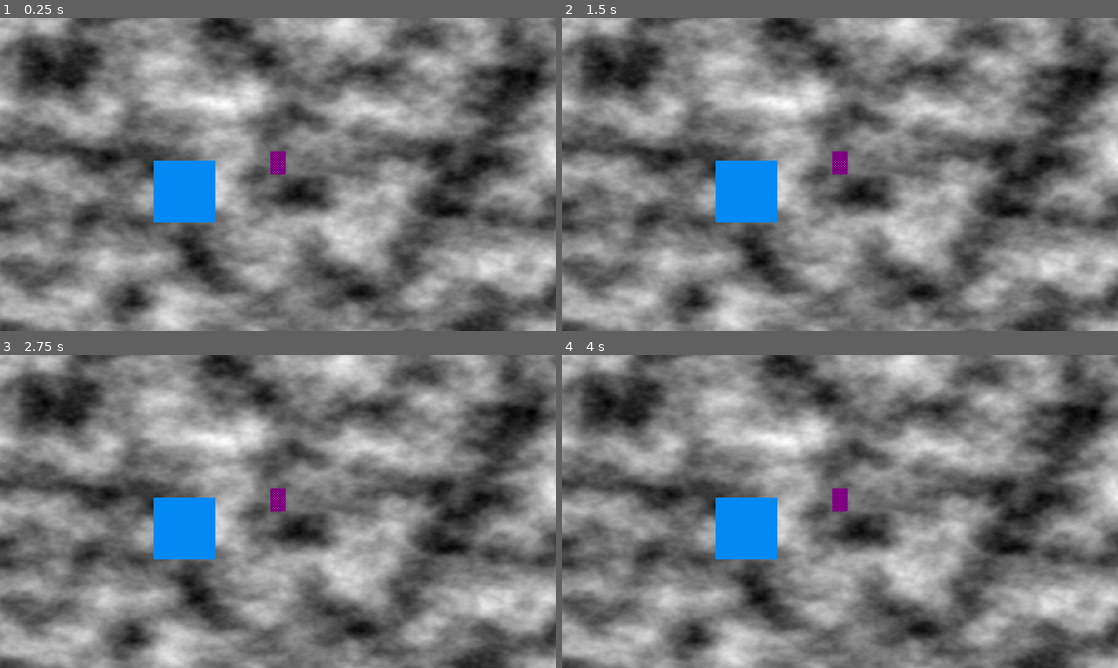
Above: before the commit, frames 1-4 (two rows, left to right).
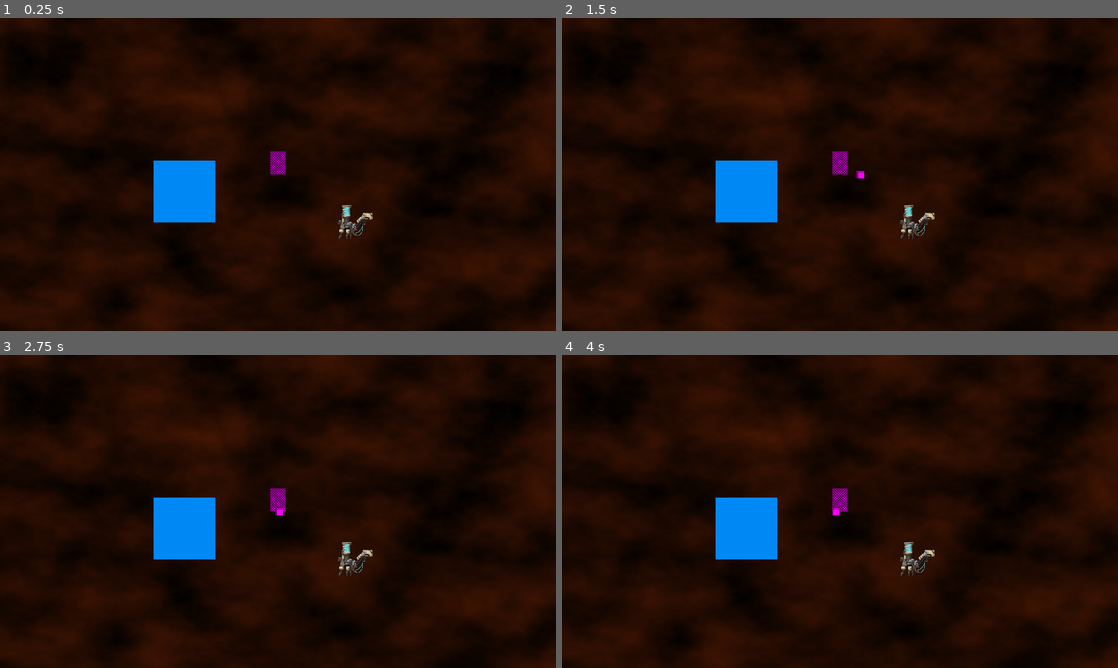
Above: after the commit, the same moments.

Repository: jintachi/gwj87
Game: Godot game, scene res://scenes/playground.tscn
Same seed, same stepped clock (60 frames per second), same inputs: the game is played once before the commit and once after it. This scene is started directly instead of the project's main scene.
Inputs:
- Up to frame 1 (0.25 s): no input
- Up to frame 2 (1.5 s): tap Enter at 0.5 s; hold Right (shoot_right) 0.53-1.28 s; tap Space at 1.25 s; hold Down (shoot_down) from 1.28 s (still down)
- Up to frame 3 (2.75 s): tap Enter at 2 s; release Down (shoot_down) at 2.03 s; hold Right (shoot_right) from 2.03 s (still down)
- Up to frame 4 (4 s): tap Space at 2.75 s; release Right (shoot_right) at 2.78 s; hold Up (shoot_up) 2.78-3.53 s; tap Enter at 3.5 s; hold Left (shoot_left) from 3.53 s (still down)

The runs differ from the first frame. In frame 1, 97% of the frame differs, in the area x 0-100%, y 0-100%; in frame 2, 97%; in frame 3, 97%; in frame 4, 97%.

Commit message:
Testing item done alongside inventory

Diff:
--- /dev/null
+++ b/assets/player_stats.tres
@@ -0,0 +1,8 @@
+[gd_resource type="Resource" script_class="LivingEntityData" load_steps=2 format=3 uid="uid://c2oy1qdb1nyjc"]
+
+[ext_resource type="Script" uid="uid://ca40jequl07s1" path="res://mechanics/entities/living_entity_data.gd" id="1_0lyri"]
+
+[resource]
+script = ExtResource("1_0lyri")
+movement_speed = 100.0
+metadata/_custom_type_script = "uid://ca40jequl07s1"
--- a/assets/test_tileset/test_tiles.tres
+++ b/assets/test_tileset/test_tiles.tres
@@ -1,70 +1,215 @@
-[gd_resource type="TileSet" load_steps=3 format=3 uid="uid://bc5ohqnr5qre6"]
+[gd_resource type="TileSet" load_steps=10 format=3 uid="uid://bc5ohqnr5qre6"]
 
 [ext_resource type="Texture2D" uid="uid://c8lefjv77g2i3" path="res://assets/test_tileset/test_tileset.png" id="1_o6rlb"]
+
+[sub_resource type="OccluderPolygon2D" id="OccluderPolygon2D_o6rlb"]
+polygon = PackedVector2Array(-3.2374573, -4.4964676, 9.532513, -4.13675, 8, 8, -4.136751, 8)
+
+[sub_resource type="OccluderPolygon2D" id="OccluderPolygon2D_xwfpk"]
+polygon = PackedVector2Array(-8, -8, 8, -8, 8, 8, -8, 8)
+
+[sub_resource type="OccluderPolygon2D" id="OccluderPolygon2D_xs0sl"]
+polygon = PackedVector2Array(-8, -8, 8, -8, 8, 8, -8, 8)
+
+[sub_resource type="OccluderPolygon2D" id="OccluderPolygon2D_vgvfs"]
+polygon = PackedVector2Array(-8, -8, 8, -8, 8, 8, -8, 8)
+
+[sub_resource type="OccluderPolygon2D" id="OccluderPolygon2D_j074t"]
+polygon = PackedVector2Array(-8, -3.956891, 8, -3.7770329, 8, 8, -8, 8)
+
+[sub_resource type="OccluderPolygon2D" id="OccluderPolygon2D_4da7u"]
+polygon = PackedVector2Array(-8, -4.4964676, 4.3166084, -4.4964676, 4.6763268, 8, -8, 8)
+
+[sub_resource type="OccluderPolygon2D" id="OccluderPolygon2D_bdma3"]
+polygon = PackedVector2Array(-8, -8, 8, -8, 8, 8, -8, 8)
 
 [sub_resource type="TileSetAtlasSource" id="TileSetAtlasSource_0wfyh"]
 texture = ExtResource("1_o6rlb")
 0:0/0 = 0
+0:0/0/occlusion_layer_0/polygon_0/polygon = SubResource("OccluderPolygon2D_o6rlb")
+0:0/0/physics_layer_0/polygon_0/points = PackedVector2Array(-8, -8, 8, -8, 8, 8, -8, 8)
 1:0/0 = 0
+1:0/0/occlusion_layer_0/polygon_0/polygon = SubResource("OccluderPolygon2D_j074t")
+1:0/0/physics_layer_0/polygon_0/points = PackedVector2Array(-8, -8, 8, -8, 8, 8, -8, 8)
 2:0/0 = 0
+2:0/0/occlusion_layer_0/polygon_0/polygon = SubResource("OccluderPolygon2D_4da7u")
+2:0/0/physics_layer_0/polygon_0/points = PackedVector2Array(-8, -8, 8, -8, 8, 8, -8, 8)
 3:0/0 = 0
+3:0/0/occlusion_layer_0/polygon_0/polygon = SubResource("OccluderPolygon2D_xwfpk")
+3:0/0/physics_layer_0/polygon_0/points = PackedVector2Array(-8, -8, 8, -8, 8, 8, -8, 8)
 4:0/0 = 0
+4:0/0/occlusion_layer_0/polygon_0/polygon = SubResource("OccluderPolygon2D_xs0sl")
+4:0/0/physics_layer_0/polygon_0/points = PackedVector2Array(-8, -8, 8, -8, 8, 8, -8, 8)
 5:0/0 = 0
+5:0/0/occlusion_layer_0/polygon_0/polygon = SubResource("OccluderPolygon2D_xs0sl")
+5:0/0/physics_layer_0/polygon_0/points = PackedVector2Array(-8, -8, 8, -8, 8, 8, -8, 8)
 6:0/0 = 0
+6:0/0/occlusion_layer_0/polygon_0/polygon = SubResource("OccluderPolygon2D_xs0sl")
+6:0/0/physics_layer_0/polygon_0/points = PackedVector2Array(-8, -8, 8, -8, 8, 8, -8, 8)
 7:0/0 = 0
+7:0/0/occlusion_layer_0/polygon_0/polygon = SubResource("OccluderPolygon2D_xs0sl")
+7:0/0/physics_layer_0/polygon_0/points = PackedVector2Array(-8, -8, 8, -8, 8, 8, -8, 8)
 0:1/0 = 0
+0:1/0/occlusion_layer_0/polygon_0/polygon = SubResource("OccluderPolygon2D_xwfpk")
+0:1/0/physics_layer_0/polygon_0/points = PackedVector2Array(-8, -8, 8, -8, 8, 8, -8, 8)
 1:1/0 = 0
+1:1/0/occlusion_layer_0/polygon_0/polygon = SubResource("OccluderPolygon2D_xwfpk")
+1:1/0/physics_layer_0/polygon_0/points = PackedVector2Array(-8, -8, 8, -8, 8, 8, -8, 8)
 2:1/0 = 0
+2:1/0/occlusion_layer_0/polygon_0/polygon = SubResource("OccluderPolygon2D_xwfpk")
+2:1/0/physics_layer_0/polygon_0/points = PackedVector2Array(-8, -8, 8, -8, 8, 8, -8, 8)
 3:1/0 = 0
+3:1/0/occlusion_layer_0/polygon_0/polygon = SubResource("OccluderPolygon2D_xwfpk")
+3:1/0/physics_layer_0/polygon_0/points = PackedVector2Array(-8, -8, 8, -8, 8, 8, -8, 8)
 4:1/0 = 0
+4:1/0/occlusion_layer_0/polygon_0/polygon = SubResource("OccluderPolygon2D_xwfpk")
+4:1/0/physics_layer_0/polygon_0/points = PackedVector2Array(-8, -8, 8, -8, 8, 8, -8, 8)
 5:1/0 = 0
+5:1/0/occlusion_layer_0/polygon_0/polygon = SubResource("OccluderPolygon2D_xwfpk")
+5:1/0/physics_layer_0/polygon_0/points = PackedVector2Array(-8, -8, 8, -8, 8, 8, -8, 8)
 6:1/0 = 0
+6:1/0/occlusion_layer_0/polygon_0/polygon = SubResource("OccluderPolygon2D_xwfpk")
+6:1/0/physics_layer_0/polygon_0/points = PackedVector2Array(-8, -8, 8, -8, 8, 8, -8, 8)
 7:1/0 = 0
+7:1/0/occlusion_layer_0/polygon_0/polygon = SubResource("OccluderPolygon2D_xwfpk")
+7:1/0/physics_layer_0/polygon_0/points = PackedVector2Array(-8, -8, 8, -8, 8, 8, -8, 8)
 0:2/0 = 0
+0:2/0/occlusion_layer_0/polygon_0/polygon = SubResource("OccluderPolygon2D_xwfpk")
+0:2/0/physics_layer_0/polygon_0/points = PackedVector2Array(-8, -8, 8, -8, 8, 8, -8, 8)
 1:2/0 = 0
+1:2/0/occlusion_layer_0/polygon_0/polygon = SubResource("OccluderPolygon2D_xwfpk")
+1:2/0/physics_layer_0/polygon_0/points = PackedVector2Array(-8, -8, 8, -8, 8, 8, -8, 8)
 2:2/0 = 0
+2:2/0/occlusion_layer_0/polygon_0/polygon = SubResource("OccluderPolygon2D_xwfpk")
+2:2/0/physics_layer_0/polygon_0/points = PackedVector2Array(-8, -8, 8, -8, 8, 8, -8, 8)
 3:2/0 = 0
+3:2/0/occlusion_layer_0/polygon_0/polygon = SubResource("OccluderPolygon2D_xwfpk")
+3:2/0/physics_layer_0/polygon_0/points = PackedVector2Array(-8, -8, 8, -8, 8, 8, -8, 8)
 4:2/0 = 0
+4:2/0/occlusion_layer_0/polygon_0/polygon = SubResource("OccluderPolygon2D_xwfpk")
+4:2/0/physics_layer_0/polygon_0/points = PackedVector2Array(-8, -8, 8, -8, 8, 8, -8, 8)
 5:2/0 = 0
+5:2/0/occlusion_layer_0/polygon_0/polygon = SubResource("OccluderPolygon2D_xwfpk")
+5:2/0/physics_layer_0/polygon_0/points = PackedVector2Array(-8, -8, 8, -8, 8, 8, -8, 8)
 6:2/0 = 0
+6:2/0/occlusion_layer_0/polygon_0/polygon = SubResource("OccluderPolygon2D_xwfpk")
+6:2/0/physics_layer_0/polygon_0/points = PackedVector2Array(-8, -8, 8, -8, 8, 8, -8, 8)
 7:2/0 = 0
+7:2/0/occlusion_layer_0/polygon_0/polygon = SubResource("OccluderPolygon2D_xwfpk")
+7:2/0/physics_layer_0/polygon_0/points = PackedVector2Array(-8, -8, 8, -8, 8, 8, -8, 8)
 0:3/0 = 0
+0:3/0/occlusion_layer_0/polygon_0/polygon = SubResource("OccluderPolygon2D_xwfpk")
+0:3/0/physics_layer_0/polygon_0/points = PackedVector2Array(-8, -8, 8, -8, 8, 8, -8, 8)
 1:3/0 = 0
+1:3/0/occlusion_layer_0/polygon_0/polygon = SubResource("OccluderPolygon2D_xwfpk")
+1:3/0/physics_layer_0/polygon_0/points = PackedVector2Array(-8, -8, 8, -8, 8, 8, -8, 8)
 2:3/0 = 0
+2:3/0/occlusion_layer_0/polygon_0/polygon = SubResource("OccluderPolygon2D_xwfpk")
+2:3/0/physics_layer_0/polygon_0/points = PackedVector2Array(-8, -8, 8, -8, 8, 8, -8, 8)
 3:3/0 = 0
+3:3/0/occlusion_layer_0/polygon_0/polygon = SubResource("OccluderPolygon2D_xwfpk")
+3:3/0/physics_layer_0/polygon_0/points = PackedVector2Array(-8, -8, 8, -8, 8, 8, -8, 8)
 4:3/0 = 0
+4:3/0/occlusion_layer_0/polygon_0/polygon = SubResource("OccluderPolygon2D_xwfpk")
+4:3/0/physics_layer_0/polygon_0/points = PackedVector2Array(-8, -8, 8, -8, 8, 8, -8, 8)
 5:3/0 = 0
+5:3/0/occlusion_layer_0/polygon_0/polygon = SubResource("OccluderPolygon2D_xwfpk")
+5:3/0/physics_layer_0/polygon_0/points = PackedVector2Array(-8, -8, 8, -8, 8, 8, -8, 8)
 6:3/0 = 0
+6:3/0/occlusion_layer_0/polygon_0/polygon = SubResource("OccluderPolygon2D_xwfpk")
+6:3/0/physics_layer_0/polygon_0/points = PackedVector2Array(-8, -8, 8, -8, 8, 8, -8, 8)
 7:3/0 = 0
+7:3/0/occlusion_layer_0/polygon_0/polygon = SubResource("OccluderPolygon2D_xwfpk")
+7:3/0/physics_layer_0/polygon_0/points = PackedVector2Array(-8, -8, 8, -8, 8, 8, -8, 8)
 0:4/0 = 0
+0:4/0/occlusion_layer_0/polygon_0/polygon = SubResource("OccluderPolygon2D_xwfpk")
+0:4/0/physics_layer_0/polygon_0/points = PackedVector2Array(-8, -8, 8, -8, 8, 8, -8, 8)
 1:4/0 = 0
+1:4/0/occlusion_layer_0/polygon_0/polygon = SubResource("OccluderPolygon2D_xwfpk")
+1:4/0/physics_layer_0/polygon_0/points = PackedVector2Array(-8, -8, 8, -8, 8, 8, -8, 8)
 2:4/0 = 0
+2:4/0/occlusion_layer_0/polygon_0/polygon = SubResource("OccluderPolygon2D_xwfpk")
+2:4/0/physics_layer_0/polygon_0/points = PackedVector2Array(-8, -8, 8, -8, 8, 8, -8, 8)
 3:4/0 = 0
+3:4/0/occlusion_layer_0/polygon_0/polygon = SubResource("OccluderPolygon2D_vgvfs")
+3:4/0/physics_layer_0/polygon_0/points = PackedVector2Array(-8, -8, 8, -8, 8, 8, -8, 8)
 4:4/0 = 0
+4:4/0/occlusion_layer_0/polygon_0/polygon = SubResource("OccluderPolygon2D_vgvfs")
+4:4/0/physics_layer_0/polygon_0/points = PackedVector2Array(-8, -8, 8, -8, 8, 8, -8, 8)
 5:4/0 = 0
+5:4/0/occlusion_layer_0/polygon_0/polygon = SubResource("OccluderPolygon2D_vgvfs")
+5:4/0/physics_layer_0/polygon_0/points = PackedVector2Array(-8, -8, 8, -8, 8, 8, -8, 8)
 6:4/0 = 0
+6:4/0/occlusion_layer_0/polygon_0/polygon = SubResource("OccluderPolygon2D_vgvfs")
+6:4/0/physics_layer_0/polygon_0/points = PackedVector2Array(-8, -8, 8, -8, 8, 8, -8, 8)
 7:4/0 = 0
+7:4/0/occlusion_layer_0/polygon_0/polygon = SubResource("OccluderPolygon2D_bdma3")
+7:4/0/physics_layer_0/polygon_0/points = PackedVector2Array(-8, -8, 8, -8, 8, 8, -8, 8)
 0:5/0 = 0
+0:5/0/occlusion_layer_0/polygon_0/polygon = SubResource("OccluderPolygon2D_xwfpk")
+0:5/0/physics_layer_0/polygon_0/points = PackedVector2Array(-8, -8, 8, -8, 8, 8, -8, 8)
 1:5/0 = 0
+1:5/0/occlusion_layer_0/polygon_0/polygon = SubResource("OccluderPolygon2D_xwfpk")
+1:5/0/physics_layer_0/polygon_0/points = PackedVector2Array(-8, -8, 8, -8, 8, 8, -8, 8)
 2:5/0 = 0
+2:5/0/occlusion_layer_0/polygon_0/polygon = SubResource("OccluderPolygon2D_xwfpk")
+2:5/0/physics_layer_0/polygon_0/points = PackedVector2Array(-8, -8, 8, -8, 8, 8, -8, 8)
 3:5/0 = 0
+3:5/0/occlusion_layer_0/polygon_0/polygon = SubResource("OccluderPolygon2D_xwfpk")
+3:5/0/physics_layer_0/polygon_0/points = PackedVector2Array(-8, -8, 8, -8, 8, 8, -8, 8)
 4:5/0 = 0
+4:5/0/occlusion_layer_0/polygon_0/polygon = SubResource("OccluderPolygon2D_xwfpk")
+4:5/0/physics_layer_0/polygon_0/points = PackedVector2Array(-8, -8, 8, -8, 8, 8, -8, 8)
 5:5/0 = 0
+5:5/0/occlusion_layer_0/polygon_0/polygon = SubResource("OccluderPolygon2D_xwfpk")
+5:5/0/physics_layer_0/polygon_0/points = PackedVector2Array(-8, -8, 8, -8, 8, 8, -8, 8)
 6:5/0 = 0
+6:5/0/occlusion_layer_0/polygon_0/polygon = SubResource("OccluderPolygon2D_vgvfs")
+6:5/0/physics_layer_0/polygon_0/points = PackedVector2Array(-8, -8, 8, -8, 8, 8, -8, 8)
 8:0/0 = 0
+8:0/0/occlusion_layer_0/polygon_0/polygon = SubResource("OccluderPolygon2D_xs0sl")
+8:0/0/physics_layer_0/polygon_0/points = PackedVector2Array(-8, -8, 8, -8, 8, 8, -8, 8)
 8:1/0 = 0
+8:1/0/occlusion_layer_0/polygon_0/polygon = SubResource("OccluderPolygon2D_xwfpk")
+8:1/0/physics_layer_0/polygon_0/points = PackedVector2Array(-8, -8, 8, -8, 8, 8, -8, 8)
 9:1/0 = 0
+9:1/0/occlusion_layer_0/polygon_0/polygon = SubResource("OccluderPolygon2D_xwfpk")
+9:1/0/physics_layer_0/polygon_0/points = PackedVector2Array(-8, -8, 8, -8, 8, 8, -8, 8)
 9:2/0 = 0
+9:2/0/occlusion_layer_0/polygon_0/polygon = SubResource("OccluderPolygon2D_xwfpk")
+9:2/0/physics_layer_0/polygon_0/points = PackedVector2Array(-8, -8, 8, -8, 8, 8, -8, 8)
 10:4/0 = 0
+10:4/0/occlusion_layer_0/polygon_0/polygon = SubResource("OccluderPolygon2D_vgvfs")
+10:4/0/physics_layer_0/polygon_0/points = PackedVector2Array(-8, -8, 8, -8, 8, 8, -8, 8)
 10:1/0 = 0
+10:1/0/occlusion_layer_0/polygon_0/polygon = SubResource("OccluderPolygon2D_xs0sl")
+10:1/0/physics_layer_0/polygon_0/points = PackedVector2Array(-8, -8, 8, -8, 8, 8, -8, 8)
 9:0/0 = 0
+9:0/0/occlusion_layer_0/polygon_0/polygon = SubResource("OccluderPolygon2D_xs0sl")
+9:0/0/physics_layer_0/polygon_0/points = PackedVector2Array(-8, -8, 8, -8, 8, 8, -8, 8)
 8:2/0 = 0
+8:2/0/occlusion_layer_0/polygon_0/polygon = SubResource("OccluderPolygon2D_xwfpk")
+8:2/0/physics_layer_0/polygon_0/points = PackedVector2Array(-8, -8, 8, -8, 8, 8, -8, 8)
 8:3/0 = 0
+8:3/0/occlusion_layer_0/polygon_0/polygon = SubResource("OccluderPolygon2D_xwfpk")
+8:3/0/physics_layer_0/polygon_0/points = PackedVector2Array(-8, -8, 8, -8, 8, 8, -8, 8)
 8:4/0 = 0
+8:4/0/occlusion_layer_0/polygon_0/polygon = SubResource("OccluderPolygon2D_xwfpk")
+8:4/0/physics_layer_0/polygon_0/points = PackedVector2Array(-8, -8, 8, -8, 8, 8, -8, 8)
 9:4/0 = 0
+9:4/0/occlusion_layer_0/polygon_0/polygon = SubResource("OccluderPolygon2D_vgvfs")
+9:4/0/physics_layer_0/polygon_0/points = PackedVector2Array(-8, -8, 8, -8, 8, 8, -8, 8)
 9:3/0 = 0
+9:3/0/occlusion_layer_0/polygon_0/polygon = SubResource("OccluderPolygon2D_xwfpk")
+9:3/0/physics_layer_0/polygon_0/points = PackedVector2Array(-8, -8, 8, -8, 8, 8, -8, 8)
 9:5/0 = 0
+9:5/0/occlusion_layer_0/polygon_0/polygon = SubResource("OccluderPolygon2D_vgvfs")
+9:5/0/physics_layer_0/polygon_0/points = PackedVector2Array(-8, -8, 8, -8, 8, 8, -8, 8)
 8:5/0 = 0
+8:5/0/occlusion_layer_0/polygon_0/polygon = SubResource("OccluderPolygon2D_vgvfs")
+8:5/0/physics_layer_0/polygon_0/points = PackedVector2Array(-8, -8, 8, -8, 8, 8, -8, 8)
 
 [resource]
+occlusion_layer_0/light_mask = 3
+physics_layer_0/collision_layer = 1
 sources/0 = SubResource("TileSetAtlasSource_0wfyh")
--- /dev/null
+++ b/bullet.tscn
@@ -0,0 +1,16 @@
+[gd_scene load_steps=3 format=3 uid="uid://bs3qoxmweqlyb"]
+
+[sub_resource type="CircleShape2D" id="CircleShape2D_rtl8c"]
+
+[sub_resource type="PlaceholderTexture2D" id="PlaceholderTexture2D_rtl8c"]
+size = Vector2(16, 16)
+
+[node name="Bullet" type="RigidBody2D"]
+collision_layer = 0
+collision_mask = 0
+
+[node name="CollisionShape2D" type="CollisionShape2D" parent="."]
+shape = SubResource("CircleShape2D_rtl8c")
+
+[node name="Sprite2D" type="Sprite2D" parent="."]
+texture = SubResource("PlaceholderTexture2D_rtl8c")
--- a/mechanics/entities/living_entity.gd
+++ b/mechanics/entities/living_entity.gd
@@ -1,10 +1,17 @@
 extends Entity
 class_name LivingEntity
 
-signal onHit
+var input_dir : Vector2
+var attack_dir : Vector2
 
 @export var data : LivingEntityData
 var computed_data : LivingEntityData
+
+@export var head_item : InventorySlot
+@export var weapon_item : InventorySlot
+@export var armor_item : InventorySlot
+@export var consumable_item : InventorySlot
+@export var ammo_item : InventorySlot
 
 func _ready() -> void:
 	recompute_effects()
@@ -26,6 +33,7 @@
 		vel_data.entity.velocity = vel_data.direction * vel_data.entity.computed_data.movement_speed
 
 var process_velocity: VelocityCallable = VelocityCallable.new()
+
 func move(direction: Vector2, delta: float) -> void:
 	var vel_data = ProcessVelocityData.new()
 	vel_data.entity = self
@@ -33,6 +41,12 @@
 	vel_data.delta = delta
 	process_velocity.trickle_down(vel_data)
 
-# TODO: It's not good
-func hit(damage: float) -> void:
-	onHit.emit(damage)
+func process_items(delta: float) -> void:
+	var data = InventoryItem.ItemProcessData.new()
+	data.entity = self
+	data.delta = delta
+	head_item.item_process(data)
+	weapon_item.item_process(data)
+	armor_item.item_process(data)
+	consumable_item.item_process(data)
+	ammo_item.item_process(data)
--- a/mechanics/entities/living_entity_data.gd
+++ b/mechanics/entities/living_entity_data.gd
@@ -1,6 +1,25 @@
 extends Resource
 class_name LivingEntityData
 
-@export var movement_speed : float = 1.0
+@export_category("Health")
+
 @export var health : float = 100.0
 @export var max_health : float = 100.0
+@export var base_armor : float = 0.0
+
+@export var physical_shield : float = 0.0
+@export var max_physical_shield : float = 0.0
+
+@export var radiation_shield : float = 0.0
+@export var max_radiation_shield : float = 0.0
+
+@export var weather_shield : float = 0.0
+@export var max_weather_shield : float = 0.0
+
+@export_category("Movement")
+
+@export var movement_speed : float = 1.0
+@export var weight : float = 60.0
+
+@export var sneak_speed_multiplier : float = 0.6
+@export var sneak_weight_multiplier : float = 0.4
--- a/mechanics/entities/player.gd
+++ b/mechanics/entities/player.gd
@@ -2,17 +2,29 @@
 class_name Player
 
 static var instance : Player
-var input_dir : Vector2
-var attack_dir : Vector2
+
+@export var general_inventory : Inventory
 
 func _ready() -> void:
 	super()
 	instance = self
 
 func get_attack_input() -> void:
-	attack_dir = Input.get_vector("attack_left", "attack_right", "attack_up", "attack_down")
+	attack_dir = Input.get_vector("shoot_left", "shoot_right", "shoot_up", "shoot_down")
+
+func process_items(delta: float) -> void:
+	super(delta)
+	var data = InventoryItem.ItemProcessData.new()
+	data.entity = self
+	data.delta = delta
+	general_inventory.process_items(data)
+
 func get_move_input() -> void:
 	input_dir = Input.get_vector("left", "right", "up", "down")
+
+func _process(delta: float) -> void:
+	get_attack_input()
+	process_items(delta)
 
 func _physics_process(delta: float) -> void:
 	get_move_input()
--- /dev/null
+++ b/mechanics/inventory/axe.gd
@@ -0,0 +1,26 @@
+extends InventoryItem
+class_name Axe
+
+var attacking : bool
+@export var bullet : PackedScene
+
+func item_process(_item_process_data: ItemProcessData) -> void:
+	if not _item_process_data.entity or _item_process_data.entity is not LivingEntity: return
+	var living_entity : LivingEntity = _item_process_data.entity
+	if living_entity.attack_dir.is_zero_approx() or attacking: return
+	attacking = true
+	var direction = living_entity.attack_dir
+
+	var instance = bullet.instantiate()
+	living_entity.add_child(instance)
+
+	if instance is RigidBody2D:
+		var rb = instance as RigidBody2D
+		rb.add_constant_force(direction * 100)
+
+	await living_entity.get_tree().create_timer(1.0).timeout
+
+	if instance:
+		instance.queue_free()
+
+	attacking = false
--- a/mechanics/inventory/inventory.gd
+++ b/mechanics/inventory/inventory.gd
@@ -1,4 +1,16 @@
 extends Resource
 class_name Inventory
 
-@export var items : Array[InventoryItem]
+@export var item_slots : Array[InventorySlot]
+@export var size : int = 1
+
+func try_add(item: InventoryItem) -> bool:
+	for slot in item_slots:
+		if slot.try_add(item):
+			return true
+	return false
+
+func process_items(item_process_data: InventoryItem.ItemProcessData) -> void:
+	for item_slot in item_slots:
+		if item_slot.item:
+			item_slot.item.item_process(item_process_data)
--- a/mechanics/inventory/inventory_item.gd
+++ b/mechanics/inventory/inventory_item.gd
@@ -1,6 +1,21 @@
 extends Resource
 class_name InventoryItem
 
-@export var inventory : Inventory
+# this would cause recursion in inspector
+var inventorySlot : InventorySlot
 @export var name : String = "New Item"
 @export var description : String = "..."
+@export var icon : Texture2D
+@export var slot_type : InventorySlot.Type
+
+func item_added(new_inventory: InventorySlot) -> void:
+	inventorySlot = new_inventory
+
+func item_removed() -> void:
+	inventorySlot = null
+
+class ItemProcessData:
+	var entity: Entity
+	var delta: float
+
+func item_process(_item_process_data: ItemProcessData) -> void: pass
--- /dev/null
+++ b/mechanics/inventory/inventory_slot.gd
@@ -0,0 +1,27 @@
+extends Resource
+class_name InventorySlot
+enum Type { Any, Headpiece, Chestplate, Consumable, Ammo, Weapon }
+
+signal item_added
+signal item_removed
+
+@export var slot_type : Type = Type.Any
+@export var item : InventoryItem
+
+func try_add(new_item: InventoryItem) -> bool:
+	if slot_type != Type.Any and slot_type != new_item.slot_type: return false
+	if item != null: return false
+	item_added.emit(new_item)
+	new_item.item_added(self)
+	return true
+
+func try_remove(item_spec: InventoryItem) -> bool:
+	if item != item_spec: return false
+	item_removed.emit(item_spec)
+	item.item_removed()
+	item = null
+	return true
+
+func item_process(item_process_data: InventoryItem.ItemProcessData) -> void:
+	if item:
+		item.item_process(item_process_data)
--- a/project.godot
+++ b/project.godot
@@ -155,6 +155,11 @@
 ]
 }
 
+[physics]
+
+2d/default_gravity=0.0
+2d/default_gravity_vector=Vector2(0, 0)
+
 [rendering]
 
 textures/canvas_textures/default_texture_filter=0
--- a/scenes/playground.tscn
+++ b/scenes/playground.tscn
@@ -1,10 +1,15 @@
-[gd_scene load_steps=14 format=3 uid="uid://wepmsqh4axsa"]
+[gd_scene load_steps=25 format=3 uid="uid://wepmsqh4axsa"]
 
 [ext_resource type="Script" uid="uid://bc0nyx1kmau85" path="res://mechanics/entities/player.gd" id="1_qchbg"]
-[ext_resource type="Script" uid="uid://ca40jequl07s1" path="res://mechanics/entities/living_entity_data.gd" id="2_kddj0"]
 [ext_resource type="Script" uid="uid://cm18cx1ktfan0" path="res://mechanics/effects/area_of_effect.gd" id="2_q8s1k"]
 [ext_resource type="Shader" uid="uid://b4qs845i3go35" path="res://shaders/color.gdshader" id="3_kddj0"]
 [ext_resource type="Resource" uid="uid://dcl8e5e0jbdld" path="res://IceEffect.tres" id="3_mm0a5"]
+[ext_resource type="Script" uid="uid://bq4mi00oaovbm" path="res://mechanics/inventory/inventory_slot.gd" id="5_mrac1"]
+[ext_resource type="Resource" uid="uid://c2oy1qdb1nyjc" path="res://assets/player_stats.tres" id="5_o6wi6"]
+[ext_resource type="Script" uid="uid://bov44tgaen1t" path="res://mechanics/inventory/inventory.gd" id="6_2q4k0"]
+[ext_resource type="Texture2D" uid="uid://c077toxp08etq" path="res://assets/sprites/camel.png" id="6_o6wi6"]
+[ext_resource type="Script" uid="uid://cnibtsckb1myb" path="res://mechanics/inventory/axe.gd" id="8_2q4k0"]
+[ext_resource type="PackedScene" uid="uid://bs3qoxmweqlyb" path="res://bullet.tscn" id="8_x1amm"]
 
 [sub_resource type="FastNoiseLite" id="FastNoiseLite_kddj0"]
 
@@ -21,10 +26,38 @@
 [sub_resource type="RectangleShape2D" id="RectangleShape2D_mm0a5"]
 size = Vector2(128, 128)
 
-[sub_resource type="Resource" id="Resource_mm0a5"]
-script = ExtResource("2_kddj0")
-movement_speed = 100.0
-metadata/_custom_type_script = "uid://ca40jequl07s1"
+[sub_resource type="Resource" id="Resource_x1amm"]
+script = ExtResource("6_2q4k0")
+size = 30
+metadata/_custom_type_script = "uid://bov44tgaen1t"
+
+[sub_resource type="Resource" id="Resource_mrac1"]
+script = ExtResource("5_mrac1")
+metadata/_custom_type_script = "uid://bq4mi00oaovbm"
+
+[sub_resource type="Resource" id="Resource_k63md"]
+script = ExtResource("8_2q4k0")
+bullet = ExtResource("8_x1amm")
+slot_type = 5
+metadata/_custom_type_script = "uid://cnibtsckb1myb"
+
+[sub_resource type="Resource" id="Resource_2q4k0"]
+script = ExtResource("5_mrac1")
+slot_type = 5
+item = SubResource("Resource_k63md")
+metadata/_custom_type_script = "uid://bq4mi00oaovbm"
+
+[sub_resource type="Resource" id="Resource_2bfhc"]
+script = ExtResource("5_mrac1")
+metadata/_custom_type_script = "uid://bq4mi00oaovbm"
+
+[sub_resource type="Resource" id="Resource_osidk"]
+script = ExtResource("5_mrac1")
+metadata/_custom_type_script = "uid://bq4mi00oaovbm"
+
+[sub_resource type="Resource" id="Resource_rlvb3"]
+script = ExtResource("5_mrac1")
+metadata/_custom_type_script = "uid://bq4mi00oaovbm"
 
 [sub_resource type="PlaceholderTexture2D" id="PlaceholderTexture2D_qchbg"]
 size = Vector2(32, 48)
@@ -35,8 +68,9 @@
 [node name="Main" type="Node"]
 
 [node name="Ground" type="Sprite2D" parent="."]
-position = Vector2(0, 24.500008)
-scale = Vector2(2.4765625, 1.5839844)
+modulate = Color(0.26130536, 0.08462194, 0.012531371, 1)
+position = Vector2(-32, 21.75002)
+scale = Vector2(2.4804688, 1.6201173)
 texture = SubResource("NoiseTexture2D_q8s1k")
 
 [node name="Sprite2D" type="Sprite2D" parent="."]
@@ -54,7 +88,13 @@
 [node name="Player" type="CharacterBody2D" parent="."]
 motion_mode = 1
 script = ExtResource("1_qchbg")
-data = SubResource("Resource_mm0a5")
+general_inventory = SubResource("Resource_x1amm")
+data = ExtResource("5_o6wi6")
+head_item = SubResource("Resource_mrac1")
+weapon_item = SubResource("Resource_2q4k0")
+armor_item = SubResource("Resource_2bfhc")
+consumable_item = SubResource("Resource_osidk")
+ammo_item = SubResource("Resource_rlvb3")
 
 [node name="Sprite2D" type="Sprite2D" parent="Player"]
 texture_repeat = 2
@@ -67,3 +107,14 @@
 
 [node name="CollisionShape2D" type="CollisionShape2D" parent="Player"]
 shape = SubResource("CircleShape2D_kddj0")
+
+[node name="CharacterBody2D" type="CharacterBody2D" parent="."]
+position = Vector2(148, 130)
+
+[node name="Sprite2D" type="Sprite2D" parent="CharacterBody2D"]
+texture_repeat = 2
+texture = ExtResource("6_o6wi6")
+offset = Vector2(0, -24)
+
+[node name="CollisionShape2D" type="CollisionShape2D" parent="CharacterBody2D"]
+shape = SubResource("CircleShape2D_kddj0")
Not shown, added: mechanics/inventory/axe.gd.uid
Not shown, added: mechanics/inventory/inventory_slot.gd.uid
